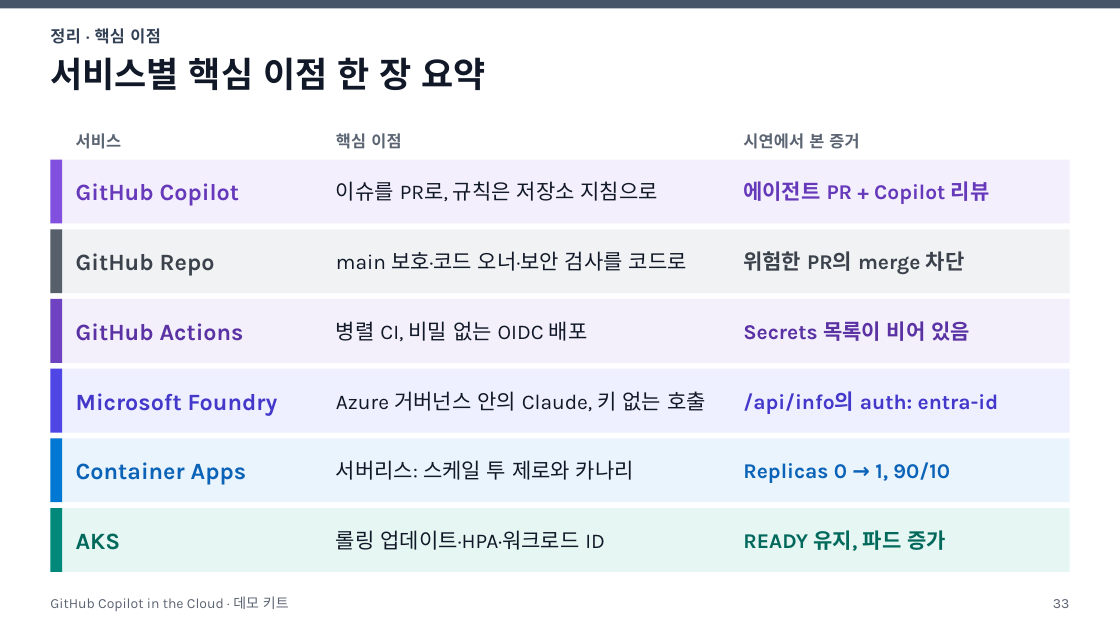
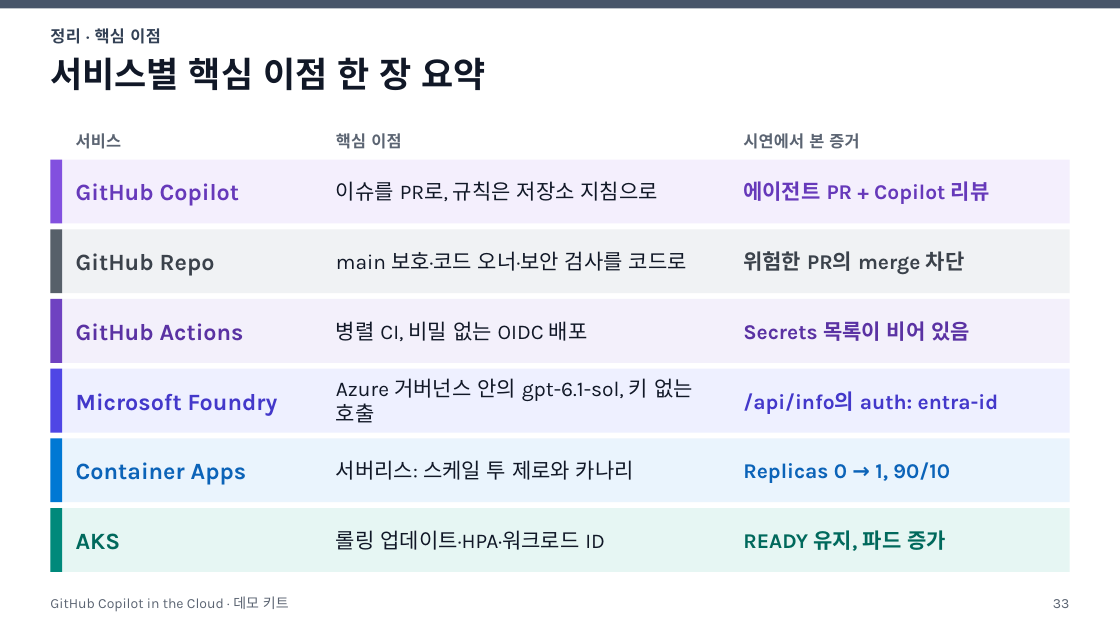
Before and after one commit to junwoojeong100/ghcp-in-the-cloud, a slide deck: slide 33 of slides/demo-presentation-ko.pptx. Drawn at 1120x630 pixels with LibreOffice and Linux fonts; fonts in the diff are those of the drawing. Boxes give left, top, right and bottom in pixels: in the first picture for what was removed or moved away, otherwise in the second. Text is boxed around its words. In the diff, an @@ line names an element or a change of style, - is before the commit and + after.

```diff
--- a/slides/demo-presentation-ko.pptx
+++ b/slides/demo-presentation-ko.pptx
@@ text at <box>336,378,693,423</box>: text changed @@
-Azure 거버넌스 안의 Claude, 키 없는 호출
+Azure 거버넌스 안의 gpt-6.1-sol, 키 없는 호출
```
Also in this commit, not shown: 9 other slides changed, 25 other files.
